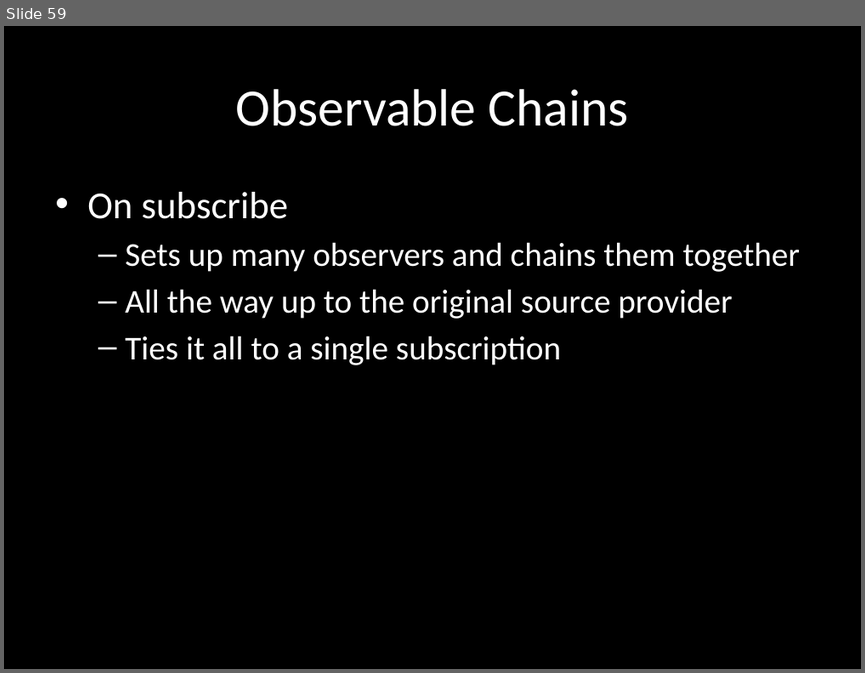
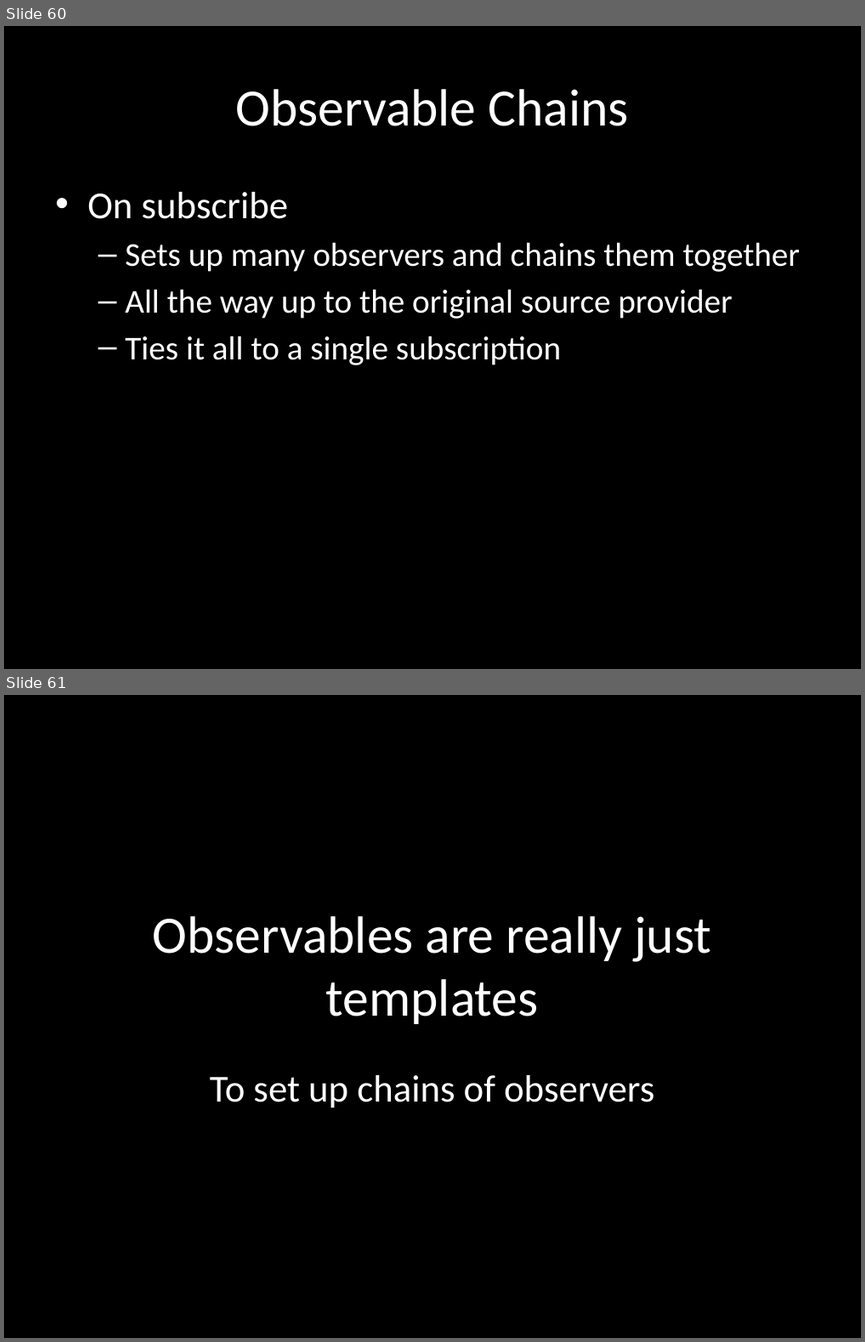
Before and after one commit to benlesh/rxjs-workshop-angular, a slide deck: rxjs-workshop.pptx. Shown one above the other, each under a label of ours: slide 59 before the commit, slides 60 and 61 after it. The pictures are 865x673 and 865x1342 pixels, drawn with LibreOffice and Linux fonts; fonts in the diff are those of the drawing. Boxes give left, top, right and bottom in pixels: in the first picture for what was removed or moved away, otherwise in the second. Text is boxed around its words. In the diff, an @@ line names an element or a change of style, - is before the commit and + after.

```diff
--- a/rxjs-workshop.pptx
+++ b/rxjs-workshop.pptx
@@ slide 61 added at [4,695,861,1338], background #000000 @@
@@ title added at [153,916,711,1024], 44 pt, text #FFFFFF @@
+Observables are really just templates
@@ subtitle added at [210,1075,654,1108], 32 pt, text #FFFFFF @@
+To set up chains of observers
@@ what was slide 59 is now slide 60 @@
```
Also in this commit, not shown: 3 slides changed, 40 other slides added, 1 other file.
